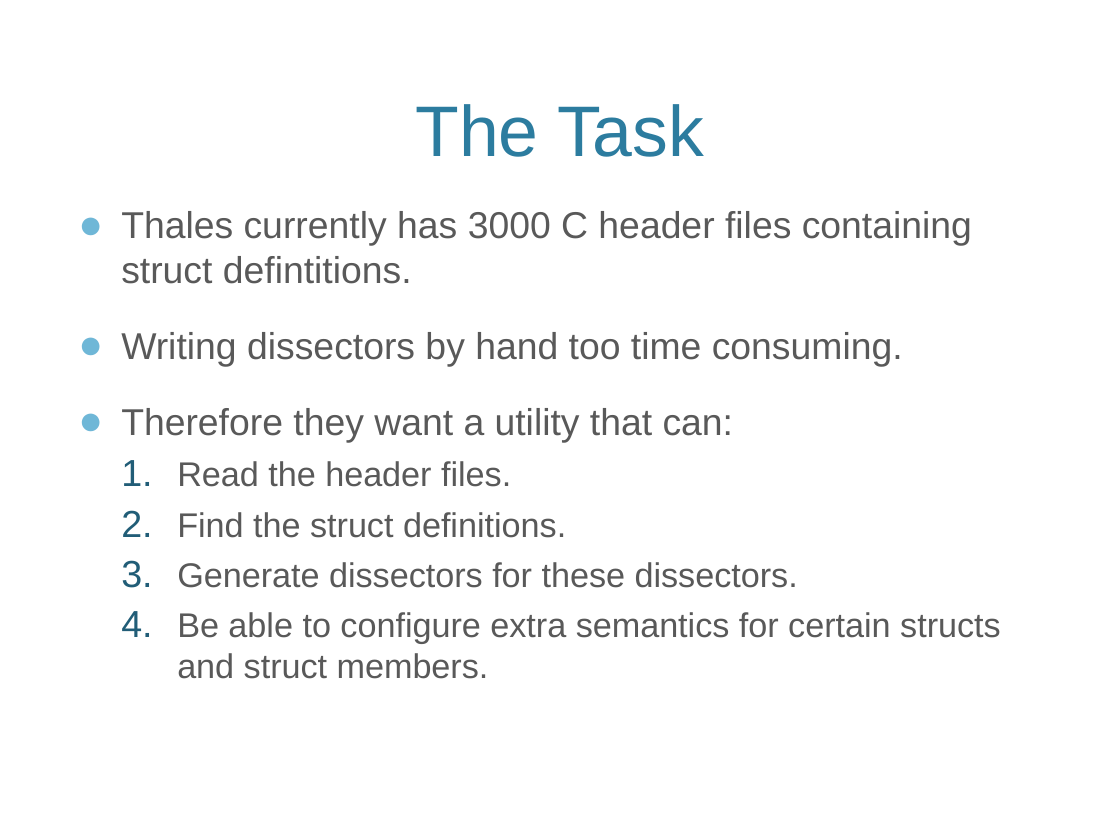
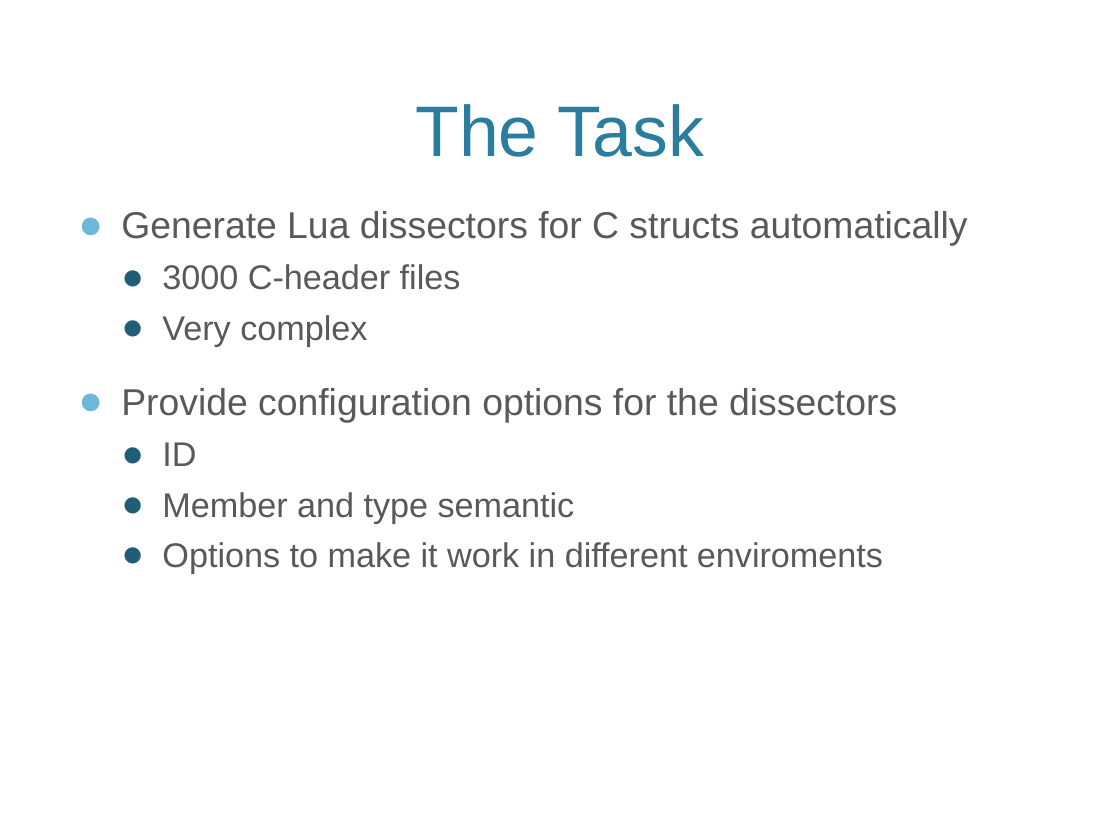
Before and after one commit to eventh/kpro9, a slide deck: slide 9 of presentation/TDT4290_FinalPresentasjon.pptx (slide 10 before the commit). Drawn at 1120x840 pixels with LibreOffice and Linux fonts; fonts in the diff are those of the drawing; background and template pictures are left out. Boxes give left, top, right and bottom in pixels: in the first picture for what was removed or moved away, otherwise in the second. Text is boxed around its words. In the diff, an @@ line names an element or a change of style, - is before the commit and + after.

```diff
--- a/presentation/TDT4290_FinalPresentasjon.pptx
+++ b/presentation/TDT4290_FinalPresentasjon.pptx
@@ text at [121,211,968,574]: text changed @@
-● Thales currently has 3000 C header files containing struct defintitions.
-● Writing dissectors by hand too time consuming.
-● Therefore they want a utility that can:
-  1. Read the header files.
-  2. Find the struct definitions.
-  3. Generate dissectors for these dissectors.
-  4. Be able to configure extra semantics for certain structs and struct members.
+● Generate Lua dissectors for C structs automatically
+  ● 3000 C-header files
+  ● Very complex
+● Provide configuration options for the dissectors
+  ● ID
+  ● Member and type semantic
+  ● Options to make it work in different enviroments
```
Also in this commit, not shown: 12 other slides changed, 5 slides added, 12 slides removed, 3 other files.
